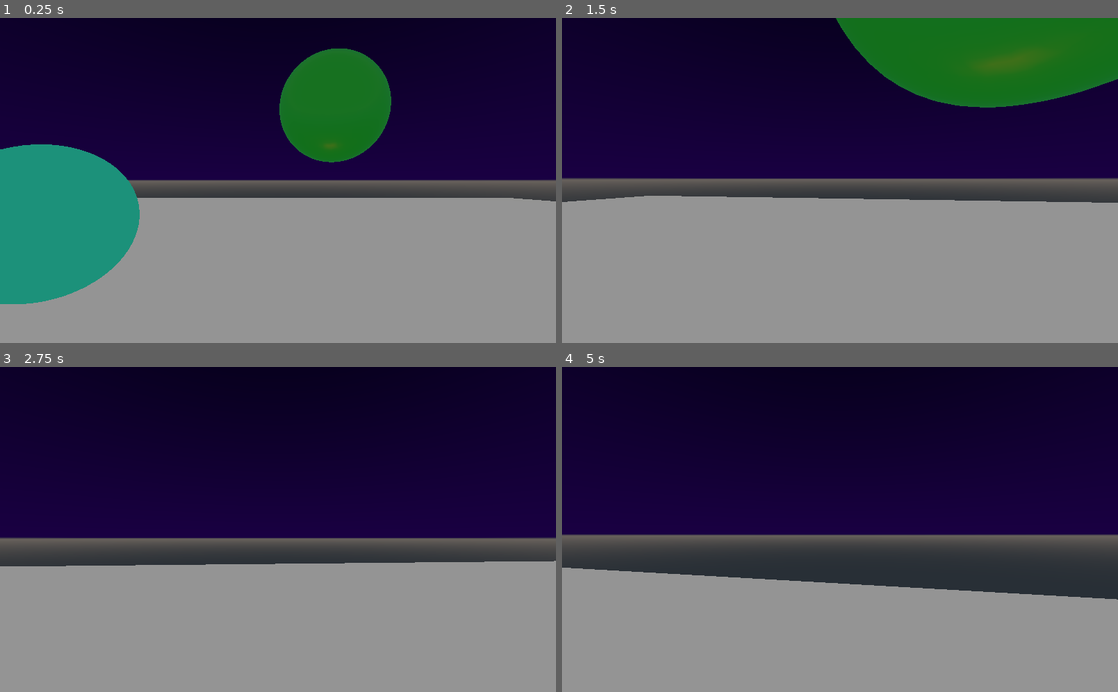
Above: before the commit, frames 1-4 (two rows, left to right).
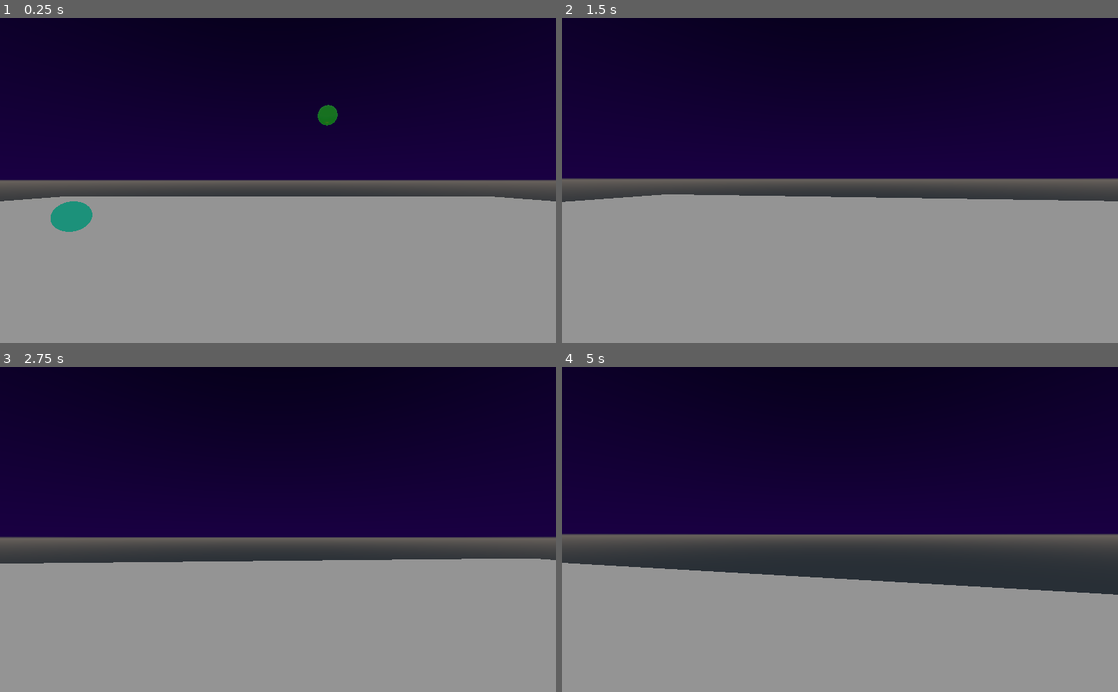
Above: after the commit, the same moments.

Repository: ArcadeCookie/CC5408
Game: Godot game, scene res://Scenes/GameScenes/Spatial.tscn
Same seed, same stepped clock (60 frames per second), same inputs: the game is played once before the commit and once after it.
Inputs (mouse positions are in pixels of both pictures, inside the frame that each line leads up to):
- Up to frame 1 (0.25 s): no input
- Up to frame 2 (1.5 s): tap Enter at 0.5 s; move the mouse to (867, 180) at 0.52 s; hold W (move_forward) from 0.53 s (still down); tap Space (sprint) at 0.6 s; move the mouse to (812, 180) at 1.27 s; tap Shift (crouch) at 1.35 s
- Up to frame 3 (2.75 s): keep holding W (move_forward); tap Space (sprint) at 1.55, 2.1 s; move the mouse to (289, 523) at 2.02 s
- Up to frame 4 (5 s): keep holding W (move_forward); move the mouse to (834, 536) at 2.77 s; tap Space (sprint) at 2.85, 3.5, 3.8, 4.35 s; move the mouse to (878, 532) at 3.52 s; tap Shift (crouch) at 3.6 s; move the mouse to (795, 526) at 4.27 s

The runs differ from the first frame. In frame 1, 15% of the frame differs, in the area x 0-91%, y 9-89%; in frame 2, 12%; in frame 3, 1.3%; in frame 4, 1.7%.

Commit message:
maincrah
puse los objetos en la camara como en el mamaincrah

Diff:
--- a/newGameTest/Scenes/Entities/Player.tscn
+++ b/newGameTest/Scenes/Entities/Player.tscn
@@ -17,14 +17,15 @@
 
 [node name="Camera" type="Camera" parent="."]
 transform = Transform( -1, 0, -3.25841e-07, 0, 1, 0, 3.25841e-07, 0, -1, 0, 0.803317, 0 )
+fov = 75.0
 
 [node name="RayCast" type="RayCast" parent="Camera"]
 transform = Transform( 1, 0, 0, 0, -3.25841e-07, -1, 0, 2, -1.62921e-07, 0, 0, 0 )
 enabled = true
 collide_with_areas = true
 
-[node name="RightHand" type="Spatial" parent="."]
-transform = Transform( 1, 0, 0, 0, 1, 0, 0, 0, 1, -1, 0, 0.2 )
+[node name="RightHand" type="Spatial" parent="Camera"]
+transform = Transform( -1, 0, 3.25841e-07, 0, 1, 0, -3.25841e-07, 0, -1, 0.5, -0.25, -0.3 )
 
-[node name="LeftHand" type="Spatial" parent="."]
-transform = Transform( 1, 0, 0, 0, 1, 0, 0, 0, 1, 1, 0, 0.2 )
+[node name="LeftHand" type="Spatial" parent="Camera"]
+transform = Transform( -1, 0, 3.25841e-07, 0, 1, 0, -3.25841e-07, 0, -1, -0.5, -0.25, -0.3 )
--- a/newGameTest/Scenes/GameScenes/Spatial.tscn
+++ b/newGameTest/Scenes/GameScenes/Spatial.tscn
@@ -98,7 +98,7 @@
 shape = SubResource( 6 )
 
 [node name="RigidBody" type="RigidBody" parent="."]
-transform = Transform( 1, 0, 0, 0, 1, 0, 0, 0, 1, -1.02545, 3.44062, 4.38681 )
+transform = Transform( 0.2, 0, 0, 0, 0.2, 0, 0, 0, 0.2, -1.02545, 3.44062, 4.38681 )
 physics_material_override = SubResource( 7 )
 script = ExtResource( 4 )
 
@@ -110,7 +110,7 @@
 shape = SubResource( 10 )
 
 [node name="RigidBody2" type="RigidBody" parent="."]
-transform = Transform( 1, 0, 0, 0, 1, 0, 0, 0, 1, 28.2329, 1.46127, 0.676518 )
+transform = Transform( 0.3, 0, 0, 0, 0.3, 0, 0, 0, 0.3, 28.2329, 1.46127, 0.676518 )
 physics_material_override = SubResource( 7 )
 script = ExtResource( 4 )
 
@@ -128,7 +128,7 @@
 script = ExtResource( 2 )
 
 [node name="RigidBody3" type="RigidBody" parent="."]
-transform = Transform( 1, 0, 0, 0, 1, 0, 0, 0, 1, 3.22518, 1.71967, 0 )
+transform = Transform( 0.15, 0, 0, 0, 0.15, 0, 0, 0, 0.15, 3.22518, 1.71967, 0 )
 script = ExtResource( 4 )
 
 [node name="MeshInstance" type="MeshInstance" parent="RigidBody3"]
@@ -139,7 +139,7 @@
 shape = SubResource( 13 )
 
 [node name="RigidBody4" type="RigidBody" parent="."]
-transform = Transform( 1, 0, 0, 0, 1, 0, 0, 0, 1, 3.01618, 1.56391, 3.10972 )
+transform = Transform( 0.22, 0, 0, 0, 0.22, 0, 0, 0, 0.22, 3.01618, 1.56391, 3.10972 )
 script = ExtResource( 4 )
 
 [node name="MeshInstance" type="MeshInstance" parent="RigidBody4"]
@@ -150,7 +150,7 @@
 shape = SubResource( 16 )
 
 [node name="RigidBody5" type="RigidBody" parent="."]
-transform = Transform( 1, 0, 0, 0, 1, 0, 0, 0, 1, 3.08855, 1.53615, -2.318 )
+transform = Transform( 0.25, 0, 0, 0, 0.25, 0, 0, 0, 0.25, 3.08855, 1.53615, -2.318 )
 script = ExtResource( 4 )
 
 [node name="MeshInstance" type="MeshInstance" parent="RigidBody5"]
@@ -161,7 +161,7 @@
 shape = SubResource( 19 )
 
 [node name="RigidBody6" type="RigidBody" parent="."]
-transform = Transform( 1, 0, 0, 0, 1, 0, 0, 0, 1, 0, 1.18004, -12.2491 )
+transform = Transform( 0.4, 0, 0, 0, 0.4, 0, 0, 0, 0.4, 0, 1.18004, -12.2491 )
 script = ExtResource( 4 )
 
 [node name="MeshInstance" type="MeshInstance" parent="RigidBody6"]
--- a/newGameTest/Scripts/Entities/player.gd
+++ b/newGameTest/Scripts/Entities/player.gd
@@ -3,8 +3,8 @@
 # child nodes references
 onready var camera = get_node("Camera")
 onready var raycast = camera.get_node("RayCast")
-onready var right_hand = get_node("RightHand")
-onready var left_hand = get_node("LeftHand")
+onready var right_hand = camera.get_node("RightHand")
+onready var left_hand = camera.get_node("LeftHand")
 
 # parent nodes reference
 onready var world = get_parent()
@@ -19,7 +19,7 @@
 # entity variables
 signal enable_interaction(object)
 signal grab(node)
-signal drop
+signal drop(object)
 
 var mouse_sensitivity = 0.2
 var speed = 3
@@ -62,6 +62,7 @@
 		cam_direction += -camera.global_transform.basis.x
 	if Input.is_action_pressed("move_right"):
 		cam_direction += camera.global_transform.basis.x
+	cam_direction.y = 0
 	cam_direction = cam_direction.normalized()
 	return cam_direction
 
@@ -70,7 +71,7 @@
 func _unhandled_input(event):
 	if event is InputEventMouseMotion:
 		rotation_degrees.y -= event.relative.x * mouse_sensitivity
-		camera.rotation_degrees.x = clamp(camera.rotation_degrees.x - event.relative.y * mouse_sensitivity, -90, 90)
+		camera.rotation_degrees.x = clamp(camera.rotation_degrees.x - event.relative.y * mouse_sensitivity, -80, 80)
 	direction = Vector3()
 	direction = direction.normalized().rotated(Vector3.UP, rotation.y)
 
@@ -135,7 +136,12 @@
 		emit_signal("grab",hand)
 	else:
 		var object = hand.get_child(0)
-		object.set_translation(hand.get_translation() + self.get_translation())
+		var position = \
+		  camera.to_global(right_hand.get_translation())*0.5 \
+		+ camera.to_global(left_hand.get_translation())*0.5
+		object.set_linear_velocity(Vector3())
+		object.set_angular_velocity(Vector3())
+		object.set_translation(position)
 		hand.remove_child(object)
 		world.add_child(object)
-		emit_signal("drop")
+		emit_signal("drop", object)
--- a/newGameTest/Scripts/Objects/Grabable.gd
+++ b/newGameTest/Scripts/Objects/Grabable.gd
@@ -7,7 +7,7 @@
 signal grabed(node1, node2)
 
 var nteraction_timer = 0
-var interaction_threshold = 0.5
+var interaction_threshold = 0.001
 
 var interaction_available = false
 var grabed = false
@@ -57,6 +57,7 @@
 # response method for being grabed
 func _on_grab(object : Node) -> void:
 	if interaction_available:
+		highlight.visible = false
 		collision_shape.disabled = true
 		sleeping = true
 		self.set_translation(Vector3(0,0,0))
@@ -65,11 +66,13 @@
 
 
 # response method for being droped
-func _on_drop() -> void:
-	if grabed:
+func _on_drop(object : Node) -> void:
+	if grabed and object == self:
 		collision_shape.disabled = false
 		sleeping = false
 		grabed = false
+		#self.set_linear_velocity(Vector3(0,0,0))
+		#self.set_angular_velocity(Vector3(0,0,0))
 
 
 # response function for timer duration
